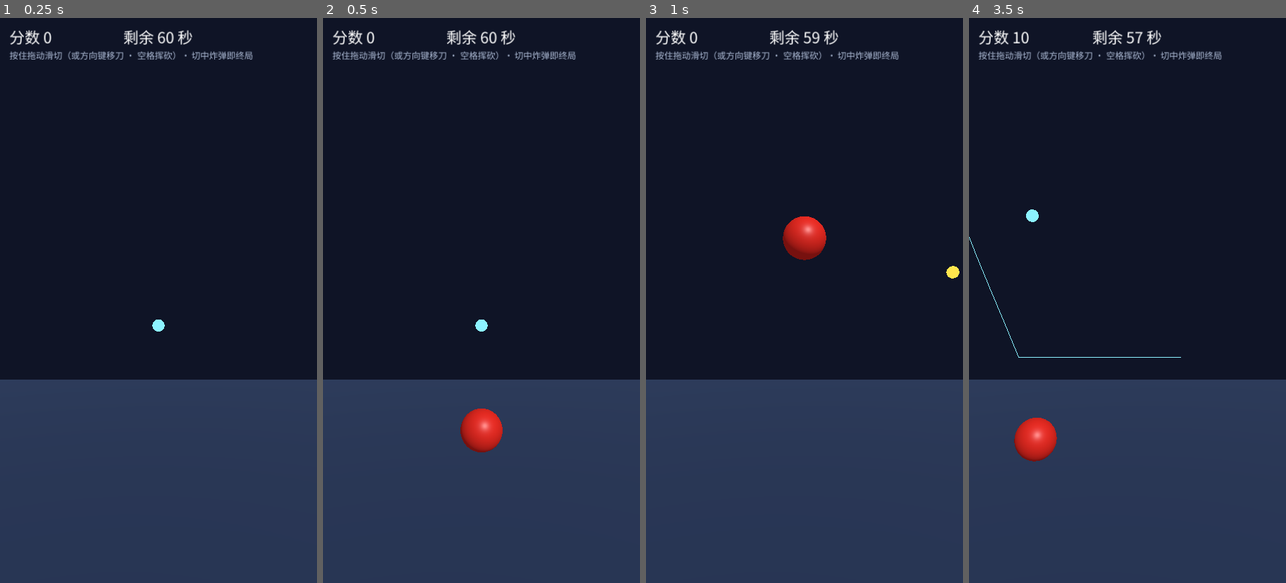
Above: before the commit, frames 1-4 (left to right).
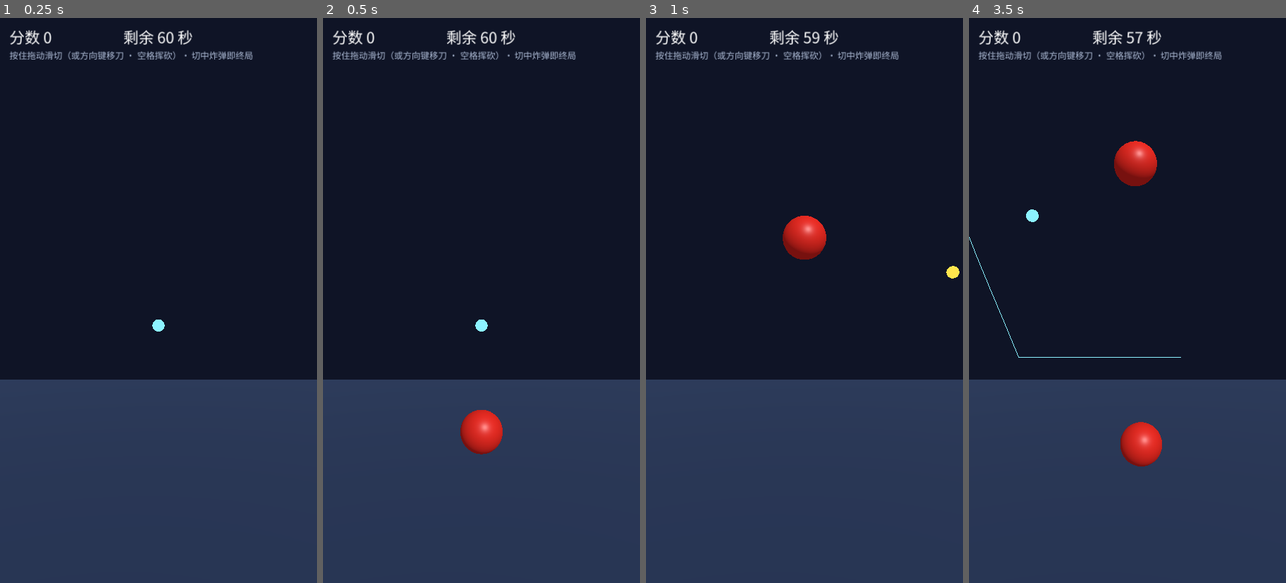
Above: after the commit, the same moments.

Repository: hl3w22bupt/myrd-playground
Game: Godot game, scene res://scenes/main.tscn
Same seed, same stepped clock (60 frames per second), same inputs: the game is played once before the commit and once after it.
Inputs (mouse positions are in pixels of both pictures, inside the frame that each line leads up to):
- Up to frame 1 (0.25 s): no input
- Up to frame 2 (0.5 s): no input
- Up to frame 3 (1 s): tap Enter (confirm) at 0.5 s; move the mouse to (874, 272) at 0.52 s; hold D (move_right) from 0.53 s (still down); hold Enter (confirm) from 0.53 s (still down); click (874, 272) at 0.67 s; tap Space at 0.77 s
- Up to frame 4 (3.5 s): release D (move_right) at 1.25 s; release Enter (confirm) at 1.25 s; drag from (1064, 328) to (1111, 413) at 1.27 s; move the mouse to (1159, 176) at 2.02 s; hold D (move_right) 2.03-2.75 s; hold Enter (confirm) 2.03-2.75 s; drag from (1111, 413) to (1032, 215) at 2.77 s

Frame 1 is identical in both runs. In frame 2, less than 0.1% of the frame differs, in the area x 43-57%, y 69-78%; in frame 3, less than 0.1%; in frame 4, 2.6%, in the area x 13-61%, y 2-80%.

Commit message:
feat(games/3d): 切割包络加宽+抛物线瞄准中带，冒烟断言对齐需求口径
- blade.gd：CUT_THICKNESS 1.1→1.6（刀痕两侧 1.22 世界单位必切中，注释与常量推导一致）
- main.gd：80% 抛出瞄准屏幕中带（顶点 ±0.8，反解 vx），砍掉跑出刀锋可达带（±2.9）的不可切抛物线
- smoke.gd：新增一刀三果 +80 累计/Combo 提示可见/漏接计数断言；计分期望改需求字面值
  （原实现读调参变量算期望，参数漂移时断言恒真——负例实测已修）；新增默认值=需求数值锚点
- 门禁：preflight/smoke/fuzz 全 PASS；playtest 3 门禁种子 + 8 种子扫描全 PASS
  （first_reward 10.95s→最差 6.3s，修复随机 bot 开局无正反馈）

Co-Authored-By: Claude <noreply@anthropic.com>

Diff:
--- a/games/3d/scripts/blade.gd
+++ b/games/3d/scripts/blade.gd
@@ -24,9 +24,12 @@
 const MOVE_EPSILON: float = 0.02
 ## confirm 原地挥砍脉冲的持续时间（秒）。
 const SWING_PULSE_SEC: float = 0.18
-## 刀痕判定盒的横截面厚度（世界单位）——覆盖相邻两枚苹果与轻微 z 抖动。
+## 刀痕判定盒的横截面厚度（世界单位）。切割包络推导（注释承诺 = 常量推导）：
+##   判定带半厚 1.6/2 = 0.8，加苹果碰撞半径 0.42（fruit.gd RADIUS）→
+##   刀痕线两侧各 1.22 世界单位内的苹果中心必被切中；相邻两枚苹果（中心距 ≥0.84）
+##   一条穿过中线的刀痕同时命中两枚（0.42 < 1.22）；z 向抖动上限 0.2+0.15 = 0.35 < 1.22。
 ## 取值偏宽容：滑动切割的手感底线是「指哪切哪」，判定过窄会让滑动变成挫败。
-const CUT_THICKNESS: float = 1.1
+const CUT_THICKNESS: float = 1.6
 ## 挥砍风声的最小间隔（秒）：一次连续挥砍只报一声，不刷屏。
 const SWOOSH_MIN_INTERVAL: float = 0.35
 ## 刀痕拖尾点数。
--- a/games/3d/scripts/main.gd
+++ b/games/3d/scripts/main.gd
@@ -13,8 +13,15 @@
 ## 抛出点与抛物线参数（世界坐标；视野范围与 blade.gd 的 PLAY_* 对齐）。
 const SPAWN_Y: float = -5.9
 const SPAWN_HALF_WIDTH: float = 2.3
-const THROW_VX_MAX: float = 1.3
-const THROWS_TOWARD_CENTER: float = 0.55
+## 未瞄准抛出的横向速度上限（世界单位/秒）：飞行 ≤2.7s 内漂移 ≤3.2，多数仍留在可达带。
+const THROW_VX_MAX: float = 1.2
+## 朝屏幕中带瞄准的抛出占比：瞄准抛出的抛物线顶点全程走在刀锋可达（±2.9）与
+## 可见（±3.1）的核心带内 —— 跑出可达带的苹果对谁都不可切，只会变成挫败漏接。
+const THROWS_TOWARD_CENTER: float = 0.8
+## 瞄准抛出的顶点横坐标范围：顶点落在 ±0.8 内，整条抛物线 x ∈ [出生点, 顶点] 都可达。
+const APEX_BAND: float = 0.8
+## 瞄准抛出横向初速的钳制上限（顶点贴中带所需的最大 |vx| ≈ 2.3×12/13.5 ≈ 2.05，留余量）。
+const THROW_VX_AIM_MAX: float = 2.6
 ## 节奏分段线（需求：0-20s / 20-40s / 40-60s 三档递增）。
 const PHASE_MID_AT: float = 20.0
 const PHASE_LATE_AT: float = 40.0
@@ -117,7 +124,7 @@
 	var speed := _throw_rng.randf_range(GameState.throw_speed_min, GameState.throw_speed_max)
 	var vx := _throw_rng.randf_range(-THROW_VX_MAX, THROW_VX_MAX)
 	if _throw_rng.randf() < THROWS_TOWARD_CENTER:
-		vx = -x * 0.18  # 偏向屏幕中心的抛物线，保证可切性
+		vx = _aimed_vx(x, speed)
 	if first_throw:
 		# 开局正中直线苹果：垂直上抛、必两次穿过刀锋出生高度 —— 开局正反馈必可达。
 		x = 0.0
@@ -125,6 +132,14 @@
 		speed = GameState.throw_speed_min
 	spawn_fruit(Vector3(x, SPAWN_Y, _throw_rng.randf_range(-0.15, 0.15)),
 		Vector3(vx, speed, 0.0), is_bomb)
+
+
+## 朝屏幕中带瞄准的横向初速：取顶点横坐标 ∈ ±APEX_BAND，反解 vx = (顶点x - 出生x)/t_顶点，
+## 其中 t_顶点 = v0/g（竖直方向速度归零点）。整条抛物线因此全程走在刀锋可达带内。
+func _aimed_vx(x: float, speed: float) -> float:
+	var apex_time: float = speed / GameState.gravity
+	var target_x := _throw_rng.randf_range(-APEX_BAND, APEX_BAND)
+	return clampf((target_x - x) / maxf(apex_time, 0.05), -THROW_VX_AIM_MAX, THROW_VX_AIM_MAX)
 
 
 ## 抛出一个指定参数的抛出物（随机抛出与冒烟确定性摆放共用这一个入口）。
--- a/games/3d/tests/smoke.gd
+++ b/games/3d/tests/smoke.gd
@@ -17,6 +17,7 @@
 ##   6. 结果性事件真的挂了反馈（Juice.events 非空 —— 反馈缺失 = 玩起来是哑的，SKILL.md §3B）
 ##   7. 调参协议可判（TUNING_META 非空、apply_tuning 钳制与未知键拒绝、检查后恢复原值 §3C）
 ##   8. 玩法闭环（需求验收的无头翻译）：单果 +10 → 一刀两果合计 +30（连击加成）→
+##      一刀三果累计 +50（combo_bonus_many）→ Combo 提示弹出 → 漏接计数 →
 ##      切中炸弹立即终局 → 重开可用
 ##
 ## ⚠️ 输入注入分两个阶段、互不重叠（error-signatures E-08）：
@@ -30,6 +31,8 @@
 const CUT_WAIT_FRAMES: int = 8
 ## 连击窗口自然结算等待（combo_window 0.4s = 24 物理帧，取富余）。
 const COMBO_FLUSH_FRAMES: int = 34
+## 漏接探针从摆放落到 MISS_Y 的等待帧数（下坠 0.08s ≈ 5 帧，取富余）。
+const MISS_WAIT_FRAMES: int = 10
 ## 炸弹终局等待帧数。
 const BOMB_WAIT_FRAMES: int = 8
 ## 重开等待帧数。
@@ -41,7 +44,12 @@
 const F_CONFIRM: int = F_PLACE + 1
 const F_SCORE_CHECK: int = F_CONFIRM + CUT_WAIT_FRAMES
 const F_COMBO_CHECK: int = F_SCORE_CHECK + COMBO_FLUSH_FRAMES
-const F_BOMB_PLACE: int = F_COMBO_CHECK + 1
+const F_TRIPLE_PLACE: int = F_COMBO_CHECK + 1
+const F_TRIPLE_CUT: int = F_TRIPLE_PLACE + 1
+const F_TRIPLE_CHECK: int = F_TRIPLE_CUT + COMBO_FLUSH_FRAMES
+const F_MISS_PLACE: int = F_TRIPLE_CHECK + 1
+const F_MISS_CHECK: int = F_MISS_PLACE + MISS_WAIT_FRAMES
+const F_BOMB_PLACE: int = F_MISS_CHECK + 1
 const F_BOMB_CUT: int = F_BOMB_PLACE + 1
 const F_END_CHECK: int = F_BOMB_CUT + BOMB_WAIT_FRAMES
 const F_RESTART: int = F_END_CHECK + 1
@@ -95,6 +103,7 @@
 		game_state.swing_combo.connect(_on_swing_combo)
 		game_state.round_ended.connect(_on_round_ended)
 		_check_tuning_protocol(game_state)
+		_check_rule_defaults(game_state)
 
 	_main = get_node_or_null("Main") as Node3D
 	if _main == null:
@@ -134,6 +143,16 @@
 			_assert_pair_scored()
 		elif _frames == F_COMBO_CHECK:
 			_assert_combo_bonus()
+		elif _frames == F_TRIPLE_PLACE:
+			_place_triple()
+		elif _frames == F_TRIPLE_CUT:
+			_press_action(&"confirm")
+		elif _frames == F_TRIPLE_CHECK:
+			_assert_triple_combo_and_label()
+		elif _frames == F_MISS_PLACE:
+			_place_miss_probe()
+		elif _frames == F_MISS_CHECK:
+			_assert_miss_counted()
 		elif _frames == F_BOMB_PLACE:
 			_place_bomb()
 		elif _frames == F_BOMB_CUT:
@@ -165,25 +184,47 @@
 
 
 func _assert_pair_scored() -> void:
-	var expected: int = int(GameState.apple_points) * 2
+	# 需求口径字面值（不用调参变量计算期望：期望跟着参数走就成了恒真式，拦不住错参数）。
 	if GameState.apples_sliced != 2:
 		_failures.append("核心交互：摆 2 个苹果一刀挥砍后 apples_sliced=%d（期望 2）—— 切割查询未命中碰撞体" % GameState.apples_sliced)
-	if GameState.score != expected:
-		_failures.append("计分：两果 %d 分（期望 %d，每果 +apple_points）—— register_apple_cut 未按单果计分" % [
-			GameState.score, expected])
+	if GameState.score != 20:
+		_failures.append("计分：两果 %d 分（期望 20 = 2×10，需求「每切中 1 个苹果 +10」）—— register_apple_cut 未按单果计分" % GameState.score)
 	if not _score_seen:
 		_failures.append("信号 GameState.score_changed 未到达订阅方：切割计分链路断裂")
 
 
 func _assert_combo_bonus() -> void:
-	var expected: int = int(GameState.apple_points) * 2 + int(GameState.combo_bonus_pair)
-	if GameState.score != expected:
-		_failures.append("连击加成：一刀两果合计 %d 分（期望 %d = 2×苹果 + combo_bonus_pair）" % [
-			GameState.score, expected])
+	# 需求口径字面值：一刀两果合计 +30（2×10 + 连击加成 10）。
+	if GameState.score != 30:
+		_failures.append("连击加成：一刀两果合计 %d 分（期望 30，需求「同一刀切中 2 个额外 +10」）—— combo_bonus_pair 未生效" % GameState.score)
 	if GameState.max_swing_combo < 2:
 		_failures.append("连击统计：max_swing_combo=%d（期望 ≥2）—— 同刀判定窗口未把两果记为一刀" % GameState.max_swing_combo)
 	if _combo_count_seen < 2:
 		_failures.append("信号 GameState.swing_combo 未到达订阅方（或连击数 <2）：连击提示链路断裂")
+
+
+func _assert_triple_combo_and_label() -> void:
+	# 需求口径字面值：前序累计 30（两果刀）+ 本刀三果 50（3×10 + 20）= 80。
+	if GameState.score != 80:
+		_failures.append("三果连击：累计 %d 分（期望 80 = 两果刀 30 + 三果 3×10 + 20，需求「三果及以上额外 +20」）—— 一刀三果加分口径与需求不符" % GameState.score)
+	if GameState.apples_sliced != 5:
+		_failures.append("三果连击：apples_sliced=%d（期望 5 = 两果 + 三果）—— 有苹果没被切中" % GameState.apples_sliced)
+	if GameState.max_swing_combo < 3:
+		_failures.append("三果连击：max_swing_combo=%d（期望 ≥3）—— 同刀窗口未把三果记为一刀" % GameState.max_swing_combo)
+	if _combo_count_seen < 3:
+		_failures.append("三果连击：swing_combo 未报 count≥3（实际 %d）—— 连击加成信号断裂" % _combo_count_seen)
+	var combo_label: Label = _main.get_node_or_null("UI/ComboLabel") as Label
+	if combo_label == null:
+		_failures.append("Combo 提示：main.tscn 缺少 UI/ComboLabel 节点")
+	elif not combo_label.visible:
+		_failures.append("Combo 提示：一刀三果后 ComboLabel 不可见 —— 连击提示未弹出（验收：≥2 连须有提示）")
+	elif not combo_label.text.contains("Combo"):
+		_failures.append("Combo 提示：ComboLabel 文案 %s 不含 Combo 标识 —— 提示语义缺失" % combo_label.text)
+
+
+func _assert_miss_counted() -> void:
+	if GameState.missed_fruits != 1:
+		_failures.append("漏接统计：missed_fruits=%d（期望 1）—— 抛出物落出屏幕下缘未计入漏接（不扣分但须计数）" % GameState.missed_fruits)
 
 
 func _assert_round_ended_by_bomb() -> void:
@@ -214,6 +255,19 @@
 	var center: Vector3 = _blade.position
 	(_main.call("spawn_fruit", center + Vector3(-0.12, 0, 0), Vector3.ZERO, false) as Fruit)
 	(_main.call("spawn_fruit", center + Vector3(0.12, 0, 0), Vector3.ZERO, false) as Fruit)
+
+
+## 一刀三果的确定性摆放：三枚苹果横排在刀锋 ±0.26 内（原地点击脉冲的球形查询必全覆盖）。
+func _place_triple() -> void:
+	var center: Vector3 = _blade.position
+	(_main.call("spawn_fruit", center + Vector3(-0.26, 0, 0), Vector3.ZERO, false) as Fruit)
+	(_main.call("spawn_fruit", center, Vector3.ZERO, false) as Fruit)
+	(_main.call("spawn_fruit", center + Vector3(0.26, 0, 0), Vector3.ZERO, false) as Fruit)
+
+
+## 漏接探针：摆在 MISS_Y（-7.0）上方一点并给向下的初速，数帧内落出屏幕下缘。
+func _place_miss_probe() -> void:
+	(_main.call("spawn_fruit", Vector3(0, -6.8, 0), Vector3(0, -2, 0), false) as Fruit)
 
 
 func _place_bomb() -> void:
@@ -329,12 +383,32 @@
 		game_state.set(first_key, original)
 
 
+## 需求口径锚点：计分与节奏的「默认值」必须等于需求数值。
+## 期望值不读取这些变量来算（否则断言跟着参数漂移成恒真式）—— 这里逐个对照需求原文。
+func _check_rule_defaults(game_state: Node) -> void:
+	var expectations: Array = [
+		["round_seconds", 60.0, "单局 60 秒"],
+		["apple_points", 10.0, "每切中 1 个苹果 +10"],
+		["combo_bonus_pair", 10.0, "一刀两果额外 +10（合计 +30）"],
+		["combo_bonus_many", 20.0, "一刀三果及以上额外 +20（合计 +50）"],
+		["bomb_ratio", 0.15, "炸弹混入概率约 15%"],
+		["spawn_interval_early", 1.5, "0-20s 约 1 个/1.5s"],
+		["spawn_interval_mid", 1.0, "20-40s 约 1 个/1s"],
+		["spawn_interval_late", 0.7, "40-60s 约 1 个/0.7s"],
+	]
+	for entry: Array in expectations:
+		var actual: Variant = game_state.get(entry[0])
+		if actual == null or not is_equal_approx(float(actual), float(entry[1])):
+			_failures.append("需求口径：默认值 %s=%s 偏离需求（期望 %s —— %s）" % [
+				entry[0], actual, entry[1], entry[2]])
+
+
 func _report() -> void:
 	# 反馈断言收口在报告前：前序任一断言失败时反馈链多半也没机会触发，只在前序全绿时判它。
 	if _failures.is_empty():
 		_assert_feedback_fired()
 	if _failures.is_empty():
-		print("GODOT_SMOKE: PASS 场景实例化/autoload/键位契约/刀锋移动/切割计分/连击加成/炸弹终局/重开/反馈/调参协议 全部通过")
+		print("GODOT_SMOKE: PASS 场景实例化/autoload/键位契约/刀锋移动/切割计分/两果连击/三果连击+50/Combo提示/漏接计数/炸弹终局/重开/反馈/调参协议 全部通过")
 		get_tree().quit(0)
 	else:
 		for failure in _failures:
